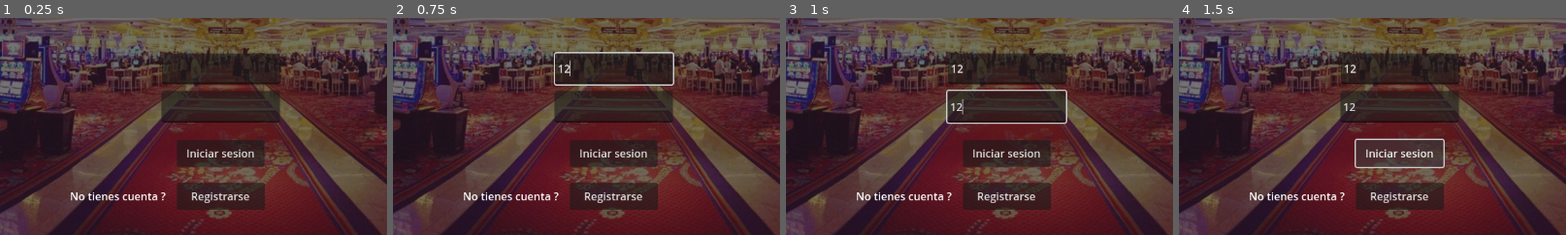
Above: before the commit, frames 1-4 (left to right).
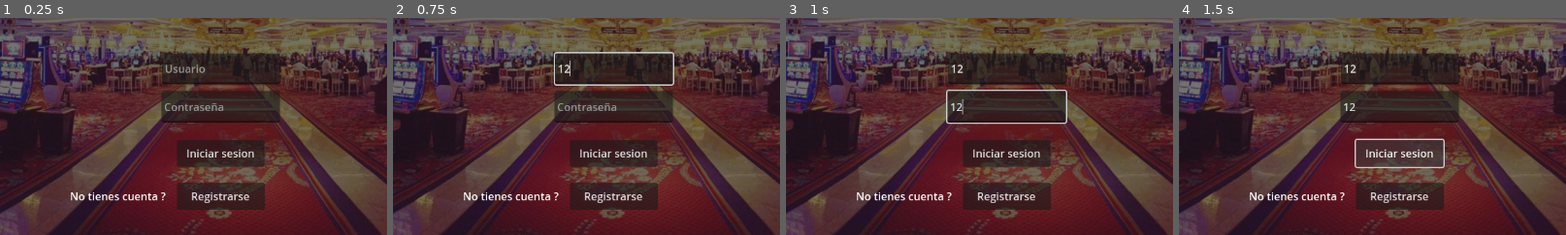
Above: after the commit, the same moments.

Repository: jantoniomg/TFG
Game: Godot game, scene res://menus/inicio_sesion.tscn
The game is run twice, just before and just after one commit, with the same random seed, the same clock (stepped at 60 frames per second) and the same inputs.
Inputs (mouse positions are % of the whole screen's width and height, from its top left):
- Up to frame 1 (0.25 s): no input
- Up to frame 2 (0.75 s): click (50, 50) at 0.52 s; type "12" at 0.6 s
- Up to frame 3 (1 s): click (50, 59) at 0.75 s; type "12" at 0.83 s
- Up to frame 4 (1.5 s): click "Iniciar sesion" at 1.25 s
The pictures show only the part of the screen within x 22-71%, y 38-88%; the shares and areas given below are measured in that part.

The runs differ from the first frame. In frame 1, 0.4% of the frame differs, in the area x 42-58%, y 21-43%; in frame 2, 0.2%; in frame 3, nothing differs; in frame 4, nothing differs.

Commit message:
Escena de inicio de sesion

Diff:
--- a/moneygold/menus/inicio_sesion.tscn
+++ b/moneygold/menus/inicio_sesion.tscn
@@ -9,6 +9,7 @@
 anchor_bottom = 1.0
 grow_horizontal = 2
 grow_vertical = 2
+metadata/_edit_lock_ = true
 
 [node name="TextureRect" type="TextureRect" parent="."]
 layout_mode = 1
@@ -18,6 +19,7 @@
 grow_horizontal = 2
 grow_vertical = 2
 texture = ExtResource("1_rm6y2")
+metadata/_edit_lock_ = true
 
 [node name="Panel" type="Panel" parent="."]
 clip_contents = true
@@ -27,6 +29,7 @@
 anchor_bottom = 1.0
 grow_horizontal = 2
 grow_vertical = 2
+metadata/_edit_lock_ = true
 
 [node name="Label" type="Label" parent="Panel"]
 layout_mode = 1
@@ -53,6 +56,8 @@
 offset_bottom = 23.0
 grow_horizontal = 2
 grow_vertical = 2
+placeholder_text = "Usuario"
+metadata/_edit_lock_ = true
 
 [node name="Contraseña" type="LineEdit" parent="Panel"]
 layout_mode = 1
@@ -67,6 +72,8 @@
 offset_bottom = 79.5
 grow_horizontal = 2
 grow_vertical = 2
+placeholder_text = "Contraseña"
+metadata/_edit_lock_ = true
 
 [node name="Iniciar sesion" type="Button" parent="Panel"]
 layout_mode = 0
@@ -75,6 +82,7 @@
 offset_right = 641.0
 offset_bottom = 470.0
 text = "Iniciar sesion"
+metadata/_edit_lock_ = true
 
 [node name="Registrarse" type="Button" parent="Panel"]
 layout_mode = 0
@@ -83,6 +91,7 @@
 offset_right = 642.0
 offset_bottom = 534.0
 text = "Registrarse"
+metadata/_edit_lock_ = true
 
 [node name="Label2" type="Label" parent="Panel"]
 layout_mode = 0
@@ -93,3 +102,4 @@
 text = "No tienes cuenta ?"
 horizontal_alignment = 1
 vertical_alignment = 1
+metadata/_edit_lock_ = true
